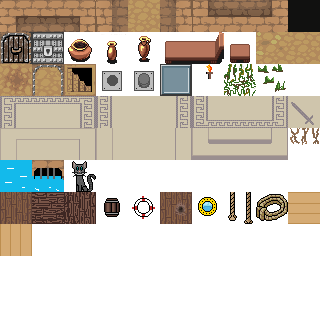
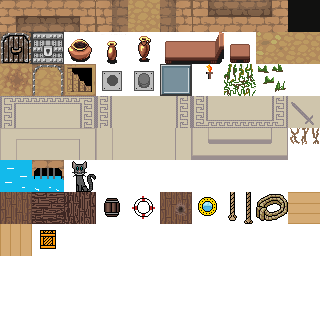
The second 320 × 320 image is a revision of the first. Changes to its layers:
painted on "tilemap.png" over [40, 230, 56, 249]
